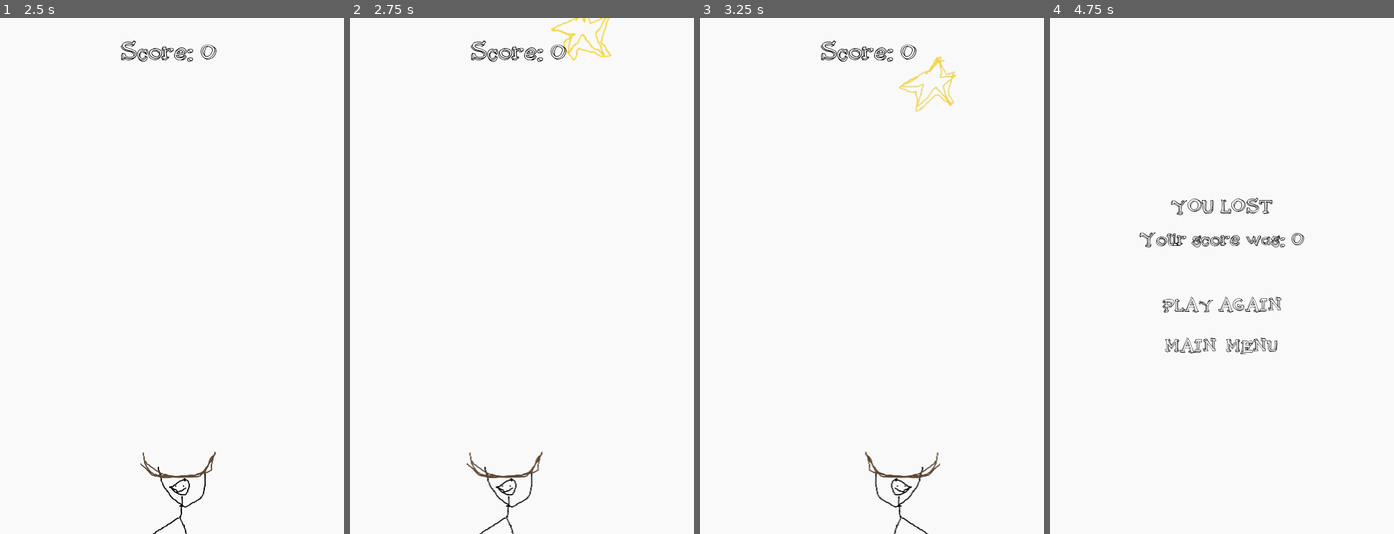
Above: before the commit, frames 1-4 (left to right).
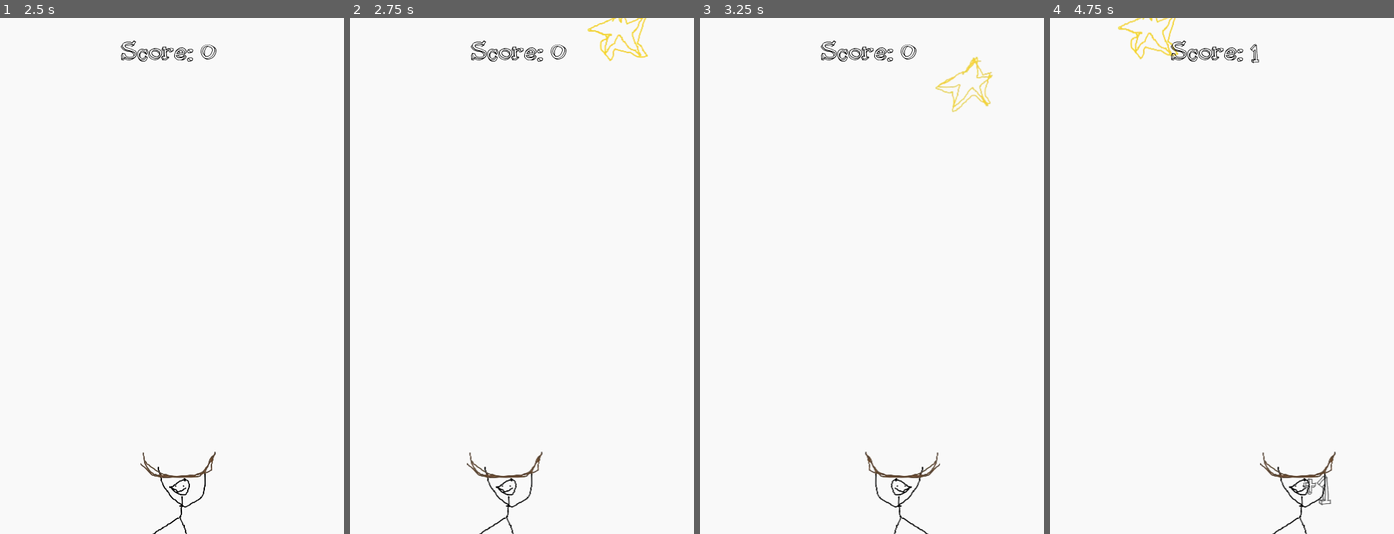
Above: after the commit, the same moments.

Repository: Anchiee/StarCatcher
Game: Godot game, scene res://scenes/Levels/Menu.tscn
Same seed, same stepped clock (60 frames per second), same inputs: the game is played once before the commit and once after it.
Inputs:
- Up to frame 1 (2.5 s): click "PLAY" at 0.5 s; tap Enter at 1.25 s; hold D (right) 1.28-2.03 s; hold A (left) from 2.03 s (still down)
- Up to frame 2 (2.75 s): keep holding A (left)
- Up to frame 3 (3.25 s): release A (left) at 2.78 s; hold D (right) from 2.78 s (still down)
- Up to frame 4 (4.75 s): release D (right) at 4.28 s; hold A (left) from 4.28 s (still down)

Frame 1 is identical in both runs. In frame 2, 0.8% of the frame differs, in the area x 58-87%, y 0-9%; in frame 3, 0.8%; in frame 4, 2.9%, in the area x 19-84%, y 0-100%.

Commit message:
Lose object implementation

Diff:
--- a/scenes/Levels/Game.tscn
+++ b/scenes/Levels/Game.tscn
@@ -1,7 +1,8 @@
-[gd_scene load_steps=8 format=3 uid="uid://sw8v2c4e1hel"]
+[gd_scene load_steps=9 format=3 uid="uid://sw8v2c4e1hel"]
 
 [ext_resource type="Script" uid="uid://bmo0jxjevon1t" path="res://scripts/levels/game.gd" id="1_jkhre"]
 [ext_resource type="PackedScene" uid="uid://d1iyo5e7r7ki8" path="res://scenes/Objects/Star.tscn" id="2_hmkul"]
+[ext_resource type="PackedScene" uid="uid://b3l3oy2utr7ji" path="res://scenes/Objects/Xmark.tscn" id="3_mmuvi"]
 [ext_resource type="PackedScene" uid="uid://doxk5ebwq510y" path="res://scenes/Objects/Player.tscn" id="3_wp50s"]
 [ext_resource type="PackedScene" uid="uid://dyb4kuje21an7" path="res://scenes/HUDs/Game.tscn" id="4_hmkul"]
 [ext_resource type="PackedScene" uid="uid://by05umnc6m3mu" path="res://scenes/HUDs/Lose.tscn" id="5_wp50s"]
@@ -16,6 +17,7 @@
 [node name="Game" type="Node2D"]
 script = ExtResource("1_jkhre")
 collectable = ExtResource("2_hmkul")
+xmark = ExtResource("3_mmuvi")
 
 [node name="Player" parent="." instance=ExtResource("3_wp50s")]
 position = Vector2(217, 661)
@@ -48,4 +50,5 @@
 [connection signal="lost_game" from="." to="LoseHUD" method="_on_game_lost_game"]
 [connection signal="score_changed" from="." to="GameHUD" method="_on_game_score_changed"]
 [connection signal="collect" from="Player" to="." method="_on_player_collect"]
+[connection signal="lost" from="Player" to="." method="on_lose"]
 [connection signal="timeout" from="CollectableTimer" to="." method="_on_collectable_timer_timeout"]
--- a/scenes/Objects/Star.tscn
+++ b/scenes/Objects/Star.tscn
@@ -22,7 +22,7 @@
 "speed": 5.0
 }]
 
-[node name="Star" type="RigidBody2D"]
+[node name="Star" type="RigidBody2D" groups=["collectable"]]
 mass = 10.0
 gravity_scale = 0.4
 script = ExtResource("1_a00xs")
--- /dev/null
+++ b/scenes/Objects/Xmark.tscn
@@ -0,0 +1,40 @@
+[gd_scene load_steps=6 format=3 uid="uid://b3l3oy2utr7ji"]
+
+[ext_resource type="Script" uid="uid://b158qmnd83dtr" path="res://scripts/objects/xmark.gd" id="1_u3v56"]
+[ext_resource type="Texture2D" uid="uid://6ubt48hsctji" path="res://assets/objects/xmark/xmark1.png" id="2_t1a2i"]
+[ext_resource type="Texture2D" uid="uid://d4ci6eoasephn" path="res://assets/objects/xmark/xmark2.png" id="3_6sxud"]
+
+[sub_resource type="CircleShape2D" id="CircleShape2D_k51rm"]
+radius = 42.047592
+
+[sub_resource type="SpriteFrames" id="SpriteFrames_a2vxx"]
+animations = [{
+"frames": [{
+"duration": 1.0,
+"texture": ExtResource("2_t1a2i")
+}, {
+"duration": 1.0,
+"texture": ExtResource("3_6sxud")
+}],
+"loop": true,
+"name": &"fall",
+"speed": 5.0
+}]
+
+[node name="RigidBody2D" type="RigidBody2D" groups=["enemy"]]
+gravity_scale = 0.4
+script = ExtResource("1_u3v56")
+
+[node name="CollisionShape2D" type="CollisionShape2D" parent="."]
+shape = SubResource("CircleShape2D_k51rm")
+
+[node name="VisibleOnScreenNotifier2D" type="VisibleOnScreenNotifier2D" parent="."]
+
+[node name="AnimatedSprite2D" type="AnimatedSprite2D" parent="."]
+position = Vector2(14, 5)
+sprite_frames = SubResource("SpriteFrames_a2vxx")
+animation = &"fall"
+frame_progress = 0.30630803
+
+[connection signal="body_entered" from="." to="." method="_on_body_entered"]
+[connection signal="screen_exited" from="VisibleOnScreenNotifier2D" to="." method="_on_visible_on_screen_notifier_2d_screen_exited"]
--- a/scripts/levels/game.gd
+++ b/scripts/levels/game.gd
@@ -1,6 +1,7 @@
 extends Node
 
 @export var collectable: PackedScene
+@export var xmark: PackedScene
 
 signal score_changed(new_score)
 signal lost_game(current_score)
@@ -21,13 +22,25 @@
 
 
 func _on_collectable_timer_timeout() -> void:
-	var item := collectable.instantiate()
 
-	var spawn_location = $Path2D/PathFollow2D
+	#xmark 10% probability
+	var probability := randi_range(0, 100)
+
+	print(probability)
+
+	var spawn_location := $Path2D/PathFollow2D
 	spawn_location.progress_ratio = randf()
 
-	item.lost.connect(on_star_lose)
+	var item: Node
+
+	if probability > 10:
+		item = collectable.instantiate()
+		item.lost.connect(on_lose)
+	else:
+		item = xmark.instantiate()
+
 	item.position = spawn_location.position
+
 	add_child(item)
 
 
@@ -36,7 +49,7 @@
 	score_changed.emit(score)
 	play_sound(collect_sound)
 
-func on_star_lose():
+func on_lose():
 	lost_game.emit(score)
 	$LoseHUD.show()
 	$GameHUD.hide()
--- a/scripts/objects/player.gd
+++ b/scripts/objects/player.gd
@@ -1,6 +1,7 @@
 extends Area2D
 
 signal collect
+signal lost
 
 @onready var popup_label = preload("res://scenes/HUDs/PopupLabel.tscn")
 
@@ -28,10 +29,12 @@
 
 
 func _on_body_entered(body: Node2D) -> void:
+	if body.is_in_group('collectable'):
+		var current_position := position
+		var label_child = popup_label.instantiate()
+		add_child(label_child)
+		label_child.render_text("+1", current_position)
+		collect.emit()
+	else:
+		lost.emit()
 	body.queue_free()
-	var current_position := position
-	var label_child = popup_label.instantiate()
-	add_child(label_child)
-	label_child.render_text("+1", current_position)
-
-	collect.emit()
--- /dev/null
+++ b/scripts/objects/xmark.gd
@@ -0,0 +1,15 @@
+extends RigidBody2D
+
+
+# Called when the node enters the scene tree for the first time.
+func _ready() -> void:
+	pass # Replace with function body.
+
+
+# Called every frame. 'delta' is the elapsed time since the previous frame.
+func _process(_delta: float) -> void:
+	pass
+
+
+func _on_visible_on_screen_notifier_2d_screen_exited() -> void:
+	queue_free()
Binary file added: assets/objects/xmark/xmark1.png
Not shown, added: assets/objects/xmark/xmark1.png.import
Binary file added: assets/objects/xmark/xmark2.png
Not shown, added: assets/objects/xmark/xmark2.png.import
Not shown, added: scripts/objects/xmark.gd.uid
